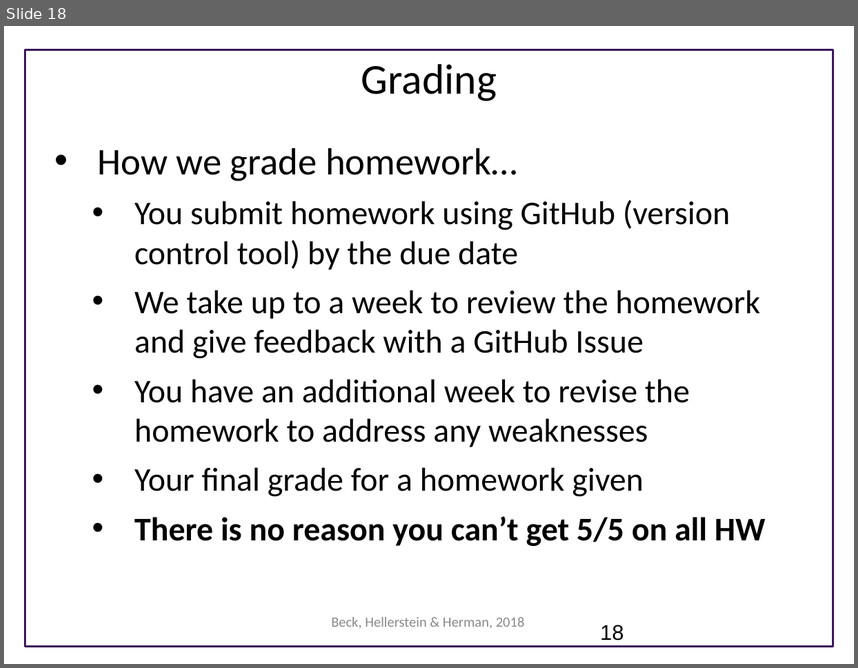
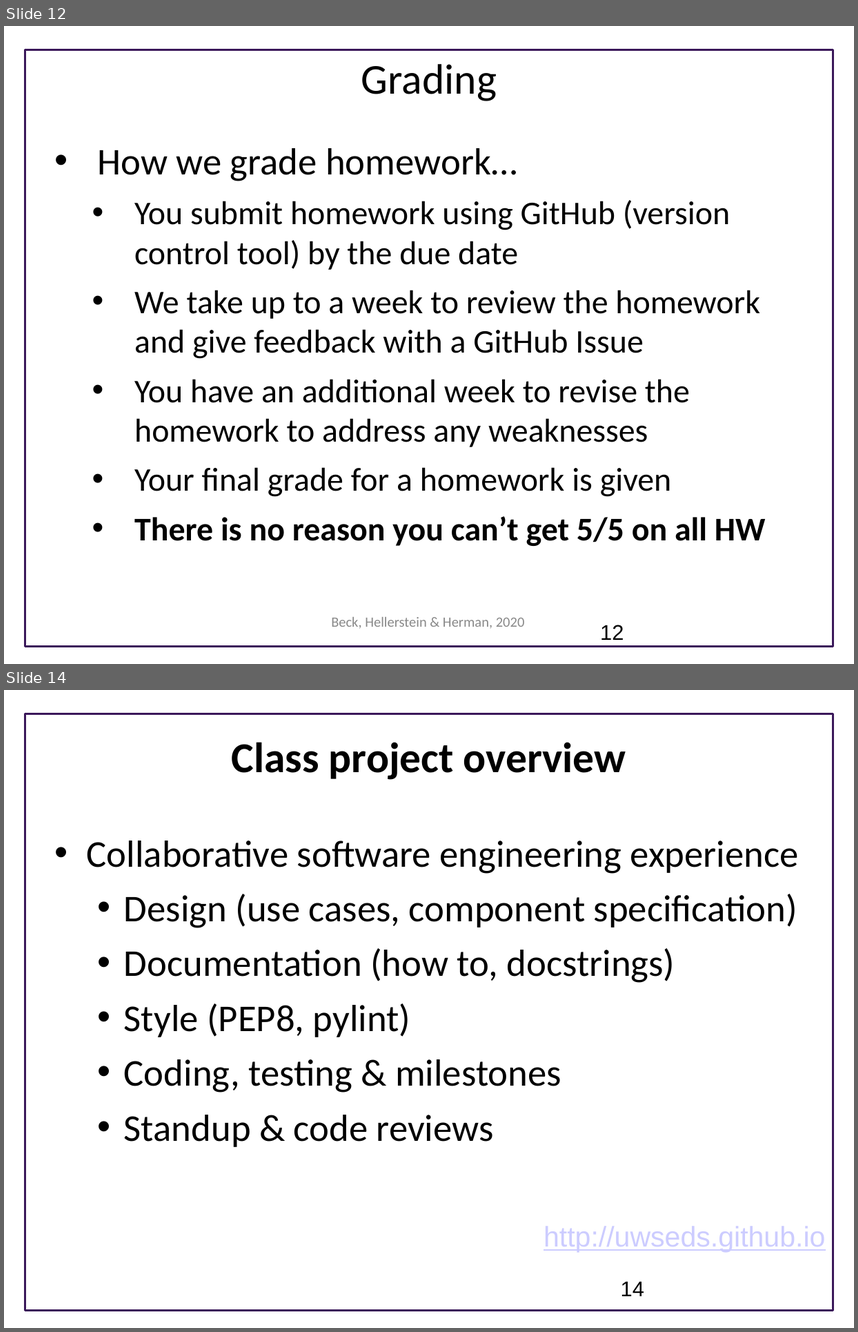
Before and after one commit to UWSEDS/LectureNotes, a slide deck: 01_CourseIntro_DataEssentials/Course Introduction.pptx. Shown one above the other, each under a label of ours: slide 18 before the commit, slides 12 and 14 after it; the slides between them are not shown. The pictures are 858x668 and 858x1332 pixels, drawn with LibreOffice and Linux fonts; fonts in the diff are those of the drawing; background and template pictures are left out. Boxes give left, top, right and bottom in pixels: in the first picture for what was removed or moved away, otherwise in the second. Text is boxed around its words. In the diff, an @@ line names an element or a change of style, - is before the commit and + after.

Commit message:
revised the intro for this year to match the plan and to focus more on projects

```diff
--- a/01_CourseIntro_DataEssentials/Course Introduction.pptx
+++ b/01_CourseIntro_DataEssentials/Course Introduction.pptx
@@ slide 14 added at [4,690,854,1328], background #FFFFFF; not listed: 1 template element that a slide beside it also shows @@
@@ text added at [232,742,626,780], 36 pt, text #000000, bold @@
+Class project overview
@@ text added at [87,840,799,1147], 32 pt, text #000000 @@
+• Collaborative software engineering experience
+  • Design (use cases, component specification)
+  • Documentation (how to, docstrings)
+  • Style (PEP8, pylint)
+  • Coding, testing & milestones
+  • Standup & code reviews
@@ text added at [544,1226,825,1252], 24 pt, text #CCCCFF, underline @@
+http://uwseds.github.io
@@ page number added at [621,1281,644,1296], 18 pt, text #000000 @@
+14
@@ what was slide 18 is now slide 12 @@
@@ slide 12 changed as well @@
@@ text at [134,467,672,497]: text changed @@
-  • Your final grade for a homework given
+  • Your final grade for a homework is given
@@ text at [331,617,525,628]: text changed @@
-Beck, Hellerstein & Herman, 2018
+Beck, Hellerstein & Herman, 2020
@@ page number at [600,624,624,639]: text changed @@
-18
+12
```
Also in this commit, not shown: 12 other slides changed, 11 other slides added, 6 slides removed.
